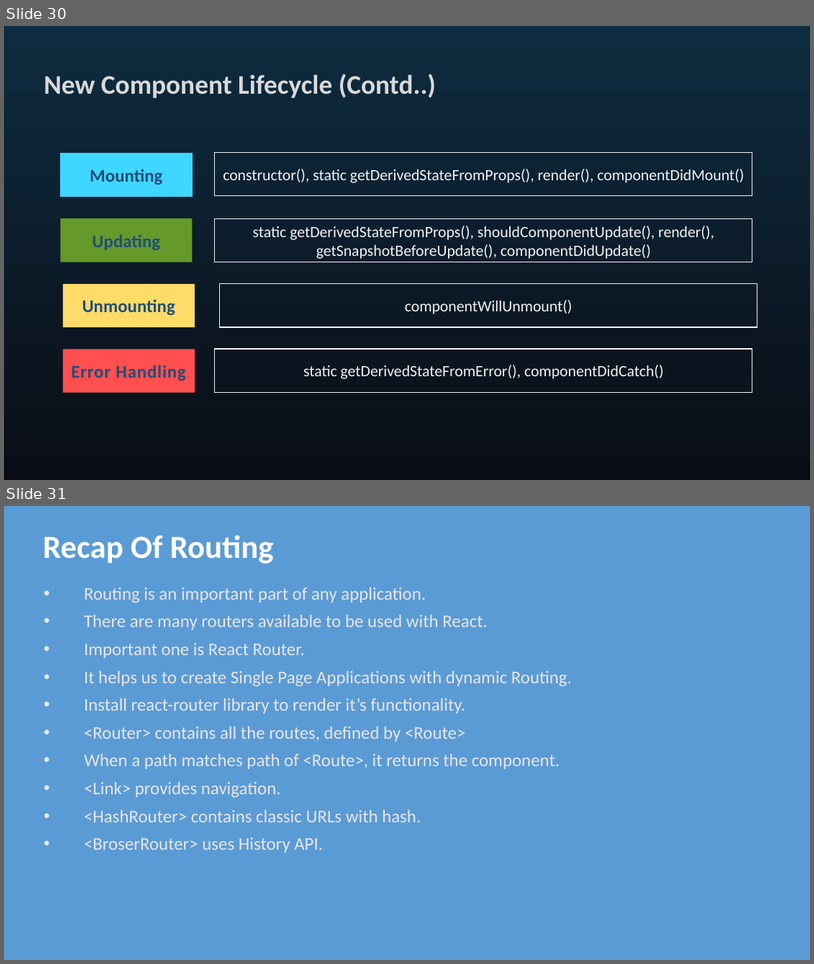
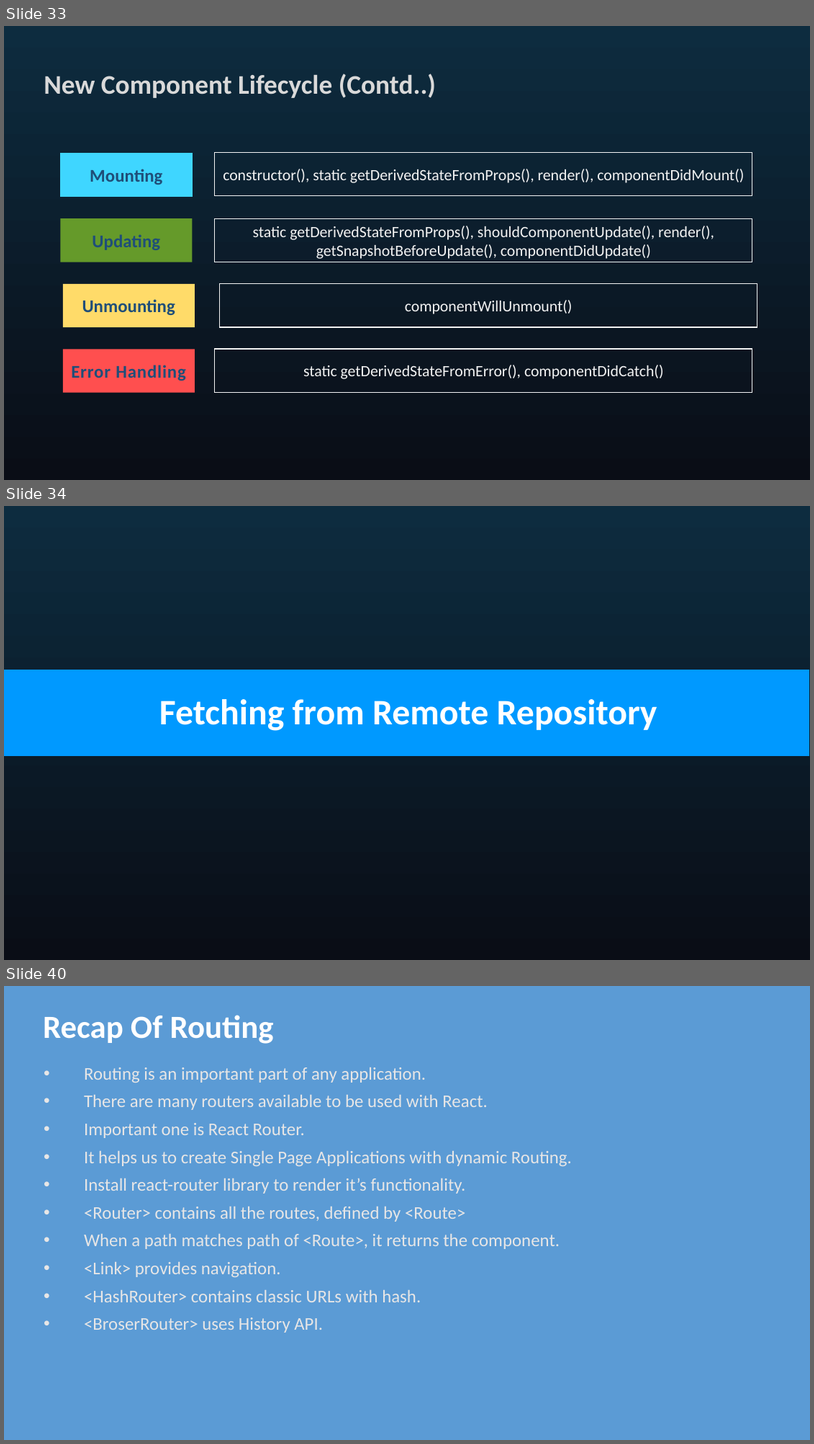
Before and after one commit to seblechernet/PowerPoint-Decks, a slide deck: 04 React Routing, Component Lifecycle Methods.pptx. Shown one above the other, each under a label of ours: slides 30 and 31 before the commit, slides 33, 34 and 40 after it; the slides between them are not shown. The pictures are 814x964 and 814x1444 pixels, drawn with LibreOffice and Linux fonts; fonts in the diff are those of the drawing; background and template pictures are left out. Boxes give left, top, right and bottom in pixels: in the first picture for what was removed or moved away, otherwise in the second. Text is boxed around its words. In the diff, an @@ line names an element or a change of style, - is before the commit and + after.

```diff
--- a/04 React Routing, Component Lifecycle Methods.pptx
+++ b/04 React Routing, Component Lifecycle Methods.pptx
@@ slide 34 added at box(4, 506, 810, 960), background gradient #0D2C3F to #0A0D16 @@
@@ text added at box(160, 699, 658, 731), 42.7 pt, text #FFFFFF, bold @@
+Fetching from Remote Repository
@@ line added from (4, 713) to (810, 713), #008000 100 pt @@
@@ what was slide 30 is now slide 33 @@
@@ what was slide 31 is now slide 40 @@
```
Also in this commit, not shown: 7 slides changed, 10 other slides added, 2 slides removed.
